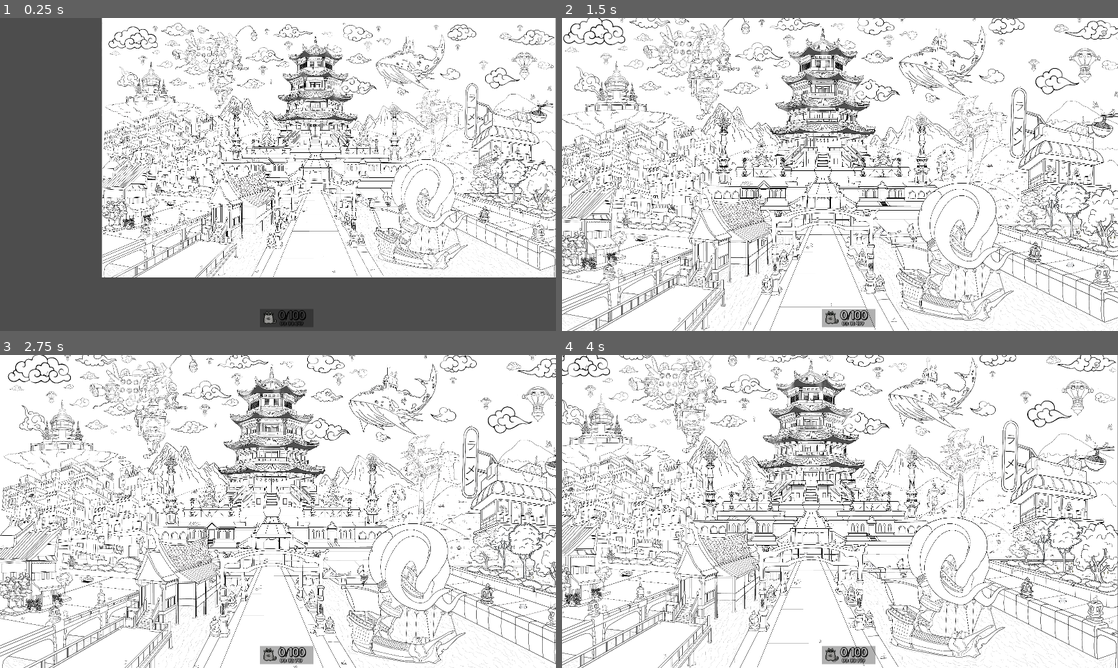
Above: before the commit, frames 1-4 (two rows, left to right).
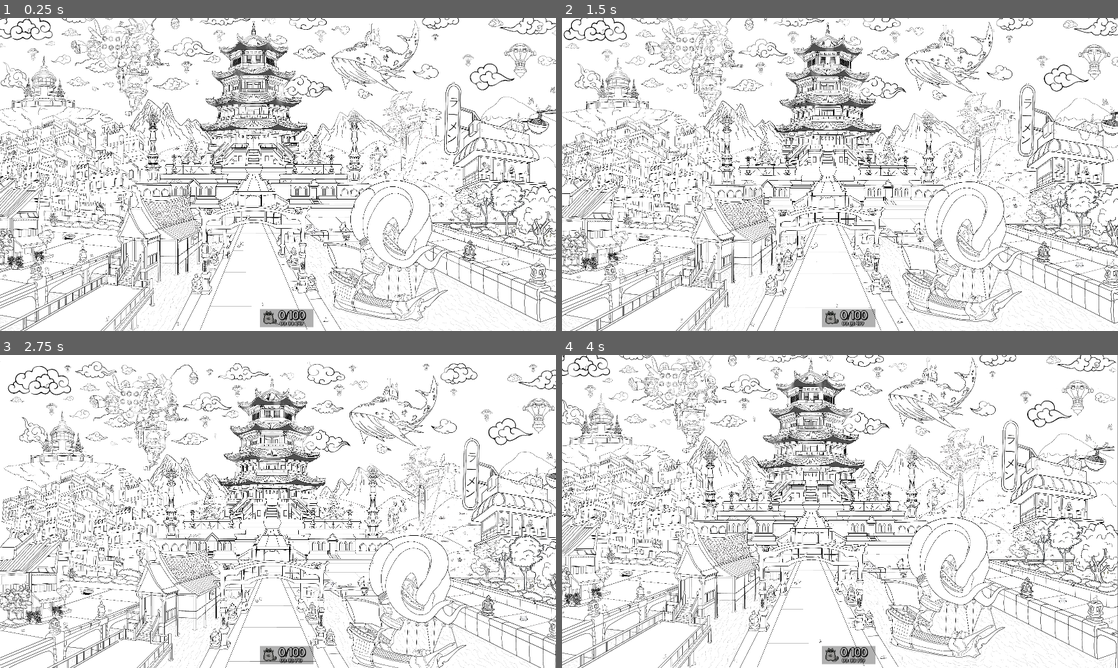
Above: after the commit, the same moments.

Repository: Wpan0n/_HiddenPaws_
Game: Godot game, scene res://Scenes/MainGame.tscn
Same seed, same stepped clock (60 frames per second), same inputs: the game is played once before the commit and once after it.
Inputs (mouse positions are in pixels of both pictures, inside the frame that each line leads up to):
- Up to frame 1 (0.25 s): no input
- Up to frame 2 (1.5 s): move the mouse to (962, 158) at 0.52 s; click (962, 158) at 0.67 s; drag from (728, 190) to (812, 237) at 1.27 s
- Up to frame 3 (2.75 s): move the mouse to (333, 442) at 2.02 s; click (333, 442) at 2.17 s
- Up to frame 4 (4 s): drag from (812, 574) to (673, 464) at 2.77 s; move the mouse to (1006, 558) at 3.52 s; click (1006, 558) at 3.67 s

The runs differ from the first frame. In frame 1, 54% of the frame differs, in the area x 0-100%, y 0-100%; in frame 2, 31%; in frame 3, 32%; in frame 4, 5.5%.

Commit message:
fixed basiaclly everytyhing here

Diff:
--- a/Scripts/Camera.gd
+++ b/Scripts/Camera.gd
@@ -1,27 +1,31 @@
 extends Camera2D
 
 # Target zoom level
-var _target_zoom: float = .25
+var _target_zoom: float = 0.25
+var _target_position: Vector2 = Vector2.ZERO
 
 # Constants for zoom limits and increment
 const MIN_ZOOM: float = 0.24
 const MAX_ZOOM: float = 1.5
 const ZOOM_INCREMENT: float = 0.025
-const ZOOM_RATE: float = 2.0
-const DRAG_SPEED: float = 4  # New constant to control drag speed
-const ZOOM_SPEED: float = 2.0  # New constant to control zoom speed
+const ZOOM_RATE: float = 8.0  # Adjusted for smoother zooming
+const DRAG_SPEED: float = 1.0  # Reduced for smoother dragging
+const MOVE_SMOOTHING: float = 12.0  # Adjusted for smoother panning
+const DRAG_DAMPING: float = 0.9  # Dampens drag movement to reduce jitter
 
 # Variables for click-and-drag functionality
 var dragging: bool = false
-var drag_start: Vector2
+var drag_start: Vector2 = Vector2.ZERO
+var drag_velocity: Vector2 = Vector2.ZERO
 
-# This function handles input events that are not handled by other nodes
+func _ready():
+	# Set initial position and zoom
+	_target_position = Vector2(100, 200)
+	position = _target_position
+	zoom = Vector2(_target_zoom, _target_zoom)
+	_enforce_camera_limits()
+
 func _unhandled_input(event: InputEvent) -> void:
-	# Handle middle mouse button drag for panning
-	if event is InputEventMouseMotion:
-		if dragging:
-			position -= event.relative * zoom * DRAG_SPEED  # Apply drag speed multiplier
-
 	# Handle mouse wheel for zooming
 	if event is InputEventMouseButton:
 		if event.is_pressed():
@@ -32,34 +36,43 @@
 			elif event.button_index == MOUSE_BUTTON_LEFT:
 				dragging = true
 				drag_start = event.position
+				drag_velocity = Vector2.ZERO  # Reset velocity on new drag
 		else:
 			if event.button_index == MOUSE_BUTTON_LEFT:
 				dragging = false
 
-# Function to zoom in
+	# Handle mouse drag for panning
+	if event is InputEventMouseMotion and dragging:
+		var drag_delta = event.relative * DRAG_SPEED / zoom  # Normalize by zoom level
+		drag_velocity = drag_delta * DRAG_DAMPING  # Apply damping
+		_target_position -= drag_velocity
+
+func _process(delta: float) -> void:
+	# Smoothly interpolate zoom
+	var new_zoom = zoom.lerp(Vector2(_target_zoom, _target_zoom), 1.0 - exp(-ZOOM_RATE * delta))
+	zoom = new_zoom.clamp(Vector2(MIN_ZOOM, MIN_ZOOM), Vector2(MAX_ZOOM, MAX_ZOOM))
+
+	# Smoothly interpolate position
+	position = position.lerp(_target_position, 1.0 - exp(-MOVE_SMOOTHING * delta))
+
+	# Optional: Enforce position limits if needed (e.g., to prevent panning too far)
+	# _enforce_position_limits()
+
 func zoom_in() -> void:
-	_target_zoom = min(_target_zoom + ZOOM_INCREMENT * ZOOM_SPEED, MAX_ZOOM)
-	set_physics_process(true)
+	_target_zoom = min(_target_zoom + ZOOM_INCREMENT, MAX_ZOOM)
+	_enforce_camera_limits()
 
-# Function to zoom out
 func zoom_out() -> void:
-	_target_zoom = max(_target_zoom - ZOOM_INCREMENT * ZOOM_SPEED, MIN_ZOOM)
-	set_physics_process(true)
+	_target_zoom = max(_target_zoom - ZOOM_INCREMENT, MIN_ZOOM)
+	_enforce_camera_limits()
 
-# Called every physics frame to update the zoom level smoothly
-func _physics_process(delta: float) -> void:
-	zoom = lerp(zoom, _target_zoom * Vector2.ONE, ZOOM_RATE * delta)
-	set_physics_process(not is_equal_approx(zoom.x, _target_zoom))
+func _enforce_camera_limits():
+	_target_zoom = clamp(_target_zoom, MIN_ZOOM, MAX_ZOOM)
 
-# Function to enforce camera limits
-func _enforce_camera_limits():
-	if _target_zoom < MIN_ZOOM:
-		_target_zoom = MIN_ZOOM
-	elif _target_zoom > MAX_ZOOM:
-		_target_zoom = MAX_ZOOM
-
-# Ensure the zoom level respects the camera limits on ready
-func _ready():
-	_enforce_camera_limits()
-	# Set the camera position to a new Vector2 (x, y)
-	position = Vector2(100, 200)  # Change the values to the desired coordinates
+# Optional: Add position limits if needed
+func _enforce_position_limits():
+	# Example: Limit panning to a specific area
+	var viewport_size = get_viewport_rect().size / zoom
+	var min_pos = Vector2(-viewport_size.x, -viewport_size.y)
+	var max_pos = Vector2(viewport_size.x, viewport_size.y)
+	_target_position = _target_position.clamp(min_pos, max_pos)
--- a/Scripts/GameUI.gd
+++ b/Scripts/GameUI.gd
@@ -1,11 +1,15 @@
 extends Control
 
 var score = 0  # Tracks number of cats clicked
-var max_score = 100
+var max_score = 100  # Number of interactive sprites (clickable "cats")
 var time_elapsed = 0.0  # Tracks elapsed time in seconds
 var is_game_running = false
 var clicked_cats = []  # Tracks which cats were clicked
 var is_fireworks_active = false  # Track if fireworks are running
+var last_displayed_time = -1.0  # To reduce stopwatch update frequency
+
+# List of sprite names that are non-interactive (e.g., background)
+var non_interactive_sprites = ["Sprite2D101", "Sprite2D102"]  # Adjust these names if needed
 
 @onready var scoreLabel = $Score
 @onready var score_sound_player = $"../../ScoreSoundPlayer"
@@ -16,36 +20,31 @@
 
 func _ready():
 	add_to_group("game_ui")
+	# Set up fireworks timer
 	fireworks_timer.one_shot = true
 	fireworks_timer.name = "FireworksTimer"
 	add_child(fireworks_timer)
 	fireworks_timer.timeout.connect(_on_fireworks_timer_timeout)
 
-	var game_completed = false
+	# Load saved game state
 	if SaveGame:
-		score = SaveGame.get_high_score()
-		time_elapsed = SaveGame.get_best_time()
-		clicked_cats = SaveGame.get_clicked_cats()
-		game_completed = SaveGame.get_game_completed()
-		var stopwatch_running = SaveGame.get_stopwatch_running()
+		if SaveGame.has_method("get_high_score"):
+			score = SaveGame.get_high_score()
+		if SaveGame.has_method("get_best_time"):
+			time_elapsed = SaveGame.get_best_time()
+		if SaveGame.has_method("get_clicked_cats"):
+			clicked_cats = SaveGame.get_clicked_cats()
+		var game_completed = SaveGame.get_game_completed() if SaveGame.has_method("get_game_completed") else false
+		var stopwatch_running = SaveGame.get_stopwatch_running() if SaveGame.has_method("get_stopwatch_running") else true
 		is_game_running = stopwatch_running and not game_completed
-		if game_completed or not stopwatch_running:
-			if stopwatch and stopwatch.has_method("stop_timer"):
-				stopwatch.stop_timer()
-		else:
-			if stopwatch and stopwatch.has_method("start_timer"):
-				stopwatch.start_timer()
 	else:
 		printerr("Error: SaveGame singleton not found!")
 
+	# Initialize stopwatch
 	if stopwatch:
 		if stopwatch.has_method("set_time_elapsed"):
 			stopwatch.set_time_elapsed(time_elapsed)
-			# Delay to ensure node is ready
-			await get_tree().process_frame
 			update_stopwatch_display()
-			stopwatch.text = "%02d:%02d:%03d" % [int(time_elapsed / 60), int(time_elapsed) % 60, int((time_elapsed - int(time_elapsed)) * 1000)]
-			print("GameUI: Loaded time_elapsed=", time_elapsed, " Forced stopwatch text=", stopwatch.text)
 		else:
 			printerr("Error: Stopwatch missing set_time_elapsed method")
 	else:
@@ -53,71 +52,67 @@
 
 	update_score_label()
 
-	var sprite_group = get_tree().get_nodes_in_group("sprite_group")
-	if sprite_group.size() != max_score:
-		printerr("Warning: Found ", sprite_group.size(), " sprites in sprite_group, expected ", max_score)
-	for child in sprite_group:
-		if child is Sprite2D:
-			if not child.sprite_color_changed.is_connected(_on_sprite_color_changed.bind(child)):
-				var err = child.sprite_color_changed.connect(_on_sprite_color_changed.bind(child))
-				if err != OK:
-					printerr("Error: Failed to connect sprite_color_changed for ", child.name, " Error: ", err)
-			if child.name in clicked_cats:
-				child.modulate = Color.GRAY
-			else:
-				child.modulate = Color.WHITE
+	# Verify and connect sprites
+	var sprites = get_tree().get_nodes_in_group("sprite_group")
+	# Count only interactive sprites for validation
+	var interactive_sprites = []
+	for sprite in sprites:
+		if sprite is Sprite2D and sprite.name not in non_interactive_sprites:
+			interactive_sprites.append(sprite)
 
-	if stopwatch:
-		stopwatch.current_score = score
+	# Check if the number of interactive sprites matches max_score
+	if interactive_sprites.size() != max_score:
+		printerr("Warning: Found ", interactive_sprites.size(), " interactive sprites in sprite_group, expected ", max_score)
+		var sprite_names = []
+		for sprite in sprites:
+			if sprite is Sprite2D:
+				sprite_names.append(sprite.name)
+		printerr("All sprites in sprite_group: ", sprite_names)
 	else:
-		printerr("Error: Stopwatch node not found.")
+		print("GameUI: Found ", interactive_sprites.size(), " interactive sprites in sprite_group as expected (total sprites: ", sprites.size(), ")")
+
+	# Connect signals and set initial colors only for interactive sprites
+	for sprite in interactive_sprites:
+		if not sprite.sprite_color_changed.is_connected(_on_sprite_color_changed):
+			var err = sprite.sprite_color_changed.connect(_on_sprite_color_changed.bind(sprite))
+			if err != OK:
+				printerr("Error: Failed to connect sprite_color_changed for ", sprite.name, " Error: ", err)
+		sprite.modulate = Color.GRAY if sprite.name in clicked_cats else Color.WHITE
 
 func _process(delta: float) -> void:
 	if is_game_running:
 		time_elapsed += delta
-		if stopwatch:
-			if stopwatch.has_method("set_time_elapsed"):
-				stopwatch.set_time_elapsed(time_elapsed)
+		if stopwatch and stopwatch.has_method("set_time_elapsed"):
+			stopwatch.set_time_elapsed(time_elapsed)
+			# Update display only if the millisecond value changes
+			var current_ms = int(time_elapsed * 1000)
+			if current_ms != last_displayed_time:
 				update_stopwatch_display()
-			else:
-				printerr("Error: Stopwatch missing set_time_elapsed method")
+				last_displayed_time = current_ms
 		else:
-			printerr("Error: Stopwatch node not found")
-		var save_timer = 0.0
-		save_timer += delta
-		if save_timer >= 1.0:
+			printerr("Error: Stopwatch missing set_time_elapsed method")
+		# Save game state every second
+		if fmod(time_elapsed, 1.0) < delta:
 			save_game_state()
-			save_timer = 0.0
 
 func _on_sprite_color_changed(sprite: Sprite2D):
-	if not sprite.name in clicked_cats and score < max_score:
-		print("Sprite clicked: ", sprite.name, " Incrementing score from ", score)
+	if sprite.name not in clicked_cats and score < max_score:
+		# Ensure only interactive sprites increment the score
+		if sprite.name in non_interactive_sprites:
+			return  # Skip non-interactive sprites
 		score += 1
 		clicked_cats.append(sprite.name)
 		sprite.modulate = Color.GRAY
 		save_game_state()
-	else:
-		print("Sprite ", sprite.name, " not counted: already clicked=", sprite.name in clicked_cats, " score>=max_score=", score >= max_score)
 	update_score_label()
-	if stopwatch:
-		stopwatch.current_score = score
-	else:
-		printerr("Error: Stopwatch node not found.")
-
 	if score >= max_score and not SaveGame.get_game_completed():
-		print("Game complete! Stopping timer")
 		is_game_running = false
-		if stopwatch:
-			if stopwatch.has_method("stop_timer"):
-				stopwatch.stop_timer()
-				update_stopwatch_display()
-			else:
-				printerr("Error: Stopwatch missing stop_timer method")
-		else:
-			printerr("Error: Stopwatch node not found.")
-		SaveGame.set_game_completed(true)
-		SaveGame.set_stopwatch_running(false)
+		if SaveGame.has_method("set_game_completed"):
+			SaveGame.set_game_completed(true)
+		if SaveGame.has_method("set_stopwatch_running"):
+			SaveGame.set_stopwatch_running(false)
 		save_game_state()
+		update_stopwatch_display()
 		play_score_sound()
 
 	if score == max_score and not is_fireworks_active:
@@ -161,17 +156,35 @@
 	else:
 		printerr("Error: Hooray sound effect not found")
 
-func save_and_exit():
-	is_game_running = false
-	save_game_state()
+func save_game_state():
+	if SaveGame and SaveGame.has_method("save_game"):
+		SaveGame.save_game(time_elapsed, score, clicked_cats)
+	else:
+		printerr("Error: SaveGame singleton not found or missing save_game method!")
 
-func save_game_state():
-	is_game_running = false
-	if stopwatch and stopwatch.has_method("stop_timer"):
-		stopwatch.stop_timer()
-		update_stopwatch_display()
+func reset_game_state():
+	score = 0
+	time_elapsed = 0.0
+	clicked_cats.clear()
+	is_game_running = true
+	is_fireworks_active = false
 	if SaveGame:
-		SaveGame.save_game(time_elapsed, score, clicked_cats)
-		print("GameUI: Game state saved before scene change, time_elapsed=", time_elapsed, " score=", score)
+		if SaveGame.has_method("set_game_completed"):
+			SaveGame.set_game_completed(false)
+		if SaveGame.has_method("set_stopwatch_running"):
+			SaveGame.set_stopwatch_running(true)
+		# Use save_game to reset high_score, best_time, and clicked_cats
+		if SaveGame.has_method("save_game"):
+			SaveGame.save_game(0.0, 0, [])
 	else:
 		printerr("Error: SaveGame singleton not found!")
+	if stopwatch:
+		if stopwatch.has_method("set_time_elapsed"):
+			stopwatch.set_time_elapsed(0.0)
+		update_stopwatch_display()
+	update_score_label()
+	# Reset sprite colors, excluding non-interactive sprites
+	var sprites = get_tree().get_nodes_in_group("sprite_group")
+	for sprite in sprites:
+		if sprite is Sprite2D and sprite.name not in non_interactive_sprites:
+			sprite.modulate = Color.WHITE
--- a/Scripts/SaveGame.gd
+++ b/Scripts/SaveGame.gd
@@ -30,7 +30,7 @@
 
 func save_game(time: float, score: int, clicked_cats: Array):
 	var data = {}
-	var write_file  # Declare once at the function scope
+	var write_file
 
 	if FileAccess.file_exists(SAVE_PATH):
 		var read_file = FileAccess.open(SAVE_PATH, FileAccess.READ)
@@ -53,6 +53,13 @@
 					}
 		else:
 			printerr("Error: Could not open save file for reading")
+			data = {
+				"best_time": 0.0,
+				"high_score": 0,
+				"clicked_cats": [],
+				"game_completed": false,
+				"stopwatch_running": true
+			}
 	else:
 		data = {
 			"best_time": time,
@@ -61,22 +68,16 @@
 			"game_completed": false,
 			"stopwatch_running": true
 		}
-		write_file = FileAccess.open(SAVE_PATH, FileAccess.WRITE)
-		if write_file:
-			write_file.store_string(JSON.stringify(data, "\t"))
-			write_file.close()
-			return
-		else:
-			printerr("Error: Could not create save file at %s" % SAVE_PATH)
-			return
-
+
+	# Update data
 	data["best_time"] = time
 	data["high_score"] = max(data.get("high_score", score), score)
 	data["clicked_cats"] = clicked_cats
 	data["game_completed"] = data.get("game_completed", false)
-	data["stopwatch_running"] = data.get("stopwatch_running", data.get("game_completed", false) == false)
-
-	write_file = FileAccess.open(SAVE_PATH, FileAccess.WRITE)  # Reuse the variable
+	data["stopwatch_running"] = data.get("stopwatch_running", not data.get("game_completed", false))
+
+	# Write to file
+	write_file = FileAccess.open(SAVE_PATH, FileAccess.WRITE)
 	if write_file:
 		write_file.store_string(JSON.stringify(data, "\t"))
 		write_file.close()
@@ -182,28 +183,29 @@
 					}
 		else:
 			printerr("Error: Could not open save file for reading")
-
-		data["game_completed"] = completed
-		var write_file = FileAccess.open(SAVE_PATH, FileAccess.WRITE)
-		if write_file:
-			write_file.store_string(JSON.stringify(data, "\t"))
-			write_file.close()
-		else:
-			printerr("Error: Could not open save file for writing at %s" % SAVE_PATH)
-	else:
-		var write_file = FileAccess.open(SAVE_PATH, FileAccess.WRITE)
-		if write_file:
 			data = {
 				"best_time": 0.0,
 				"high_score": 0,
 				"clicked_cats": [],
-				"game_completed": completed,
+				"game_completed": false,
 				"stopwatch_running": true
 			}
-			write_file.store_string(JSON.stringify(data, "\t"))
-			write_file.close()
-		else:
-			printerr("Error: Could not create save file at %s" % SAVE_PATH)
+	else:
+		data = {
+			"best_time": 0.0,
+			"high_score": 0,
+			"clicked_cats": [],
+			"game_completed": false,
+			"stopwatch_running": true
+		}
+
+	data["game_completed"] = completed
+	var write_file = FileAccess.open(SAVE_PATH, FileAccess.WRITE)
+	if write_file:
+		write_file.store_string(JSON.stringify(data, "\t"))
+		write_file.close()
+	else:
+		printerr("Error: Could not open save file for writing at %s" % SAVE_PATH)
 
 func get_stopwatch_running() -> bool:
 	if FileAccess.file_exists(SAVE_PATH):
@@ -247,28 +249,29 @@
 					}
 		else:
 			printerr("Error: Could not open save file for reading")
-
-		data["stopwatch_running"] = running
-		var write_file = FileAccess.open(SAVE_PATH, FileAccess.WRITE)
-		if write_file:
-			write_file.store_string(JSON.stringify(data, "\t"))
-			write_file.close()
-		else:
-			printerr("Error: Could not open save file for writing at %s" % SAVE_PATH)
-	else:
-		var write_file = FileAccess.open(SAVE_PATH, FileAccess.WRITE)
-		if write_file:
 			data = {
 				"best_time": 0.0,
 				"high_score": 0,
 				"clicked_cats": [],
 				"game_completed": false,
-				"stopwatch_running": running
+				"stopwatch_running": true
 			}
-			write_file.store_string(JSON.stringify(data, "\t"))
-			write_file.close()
-		else:
-			printerr("Error: Could not create save file at %s" % SAVE_PATH)
+	else:
+		data = {
+			"best_time": 0.0,
+			"high_score": 0,
+			"clicked_cats": [],
+			"game_completed": false,
+			"stopwatch_running": true
+		}
+
+	data["stopwatch_running"] = running
+	var write_file = FileAccess.open(SAVE_PATH, FileAccess.WRITE)
+	if write_file:
+		write_file.store_string(JSON.stringify(data, "\t"))
+		write_file.close()
+	else:
+		printerr("Error: Could not open save file for writing at %s" % SAVE_PATH)
 
 func reset_game():
 	var default_data = {
--- a/Scripts/Stopwatch.gd
+++ b/Scripts/Stopwatch.gd
@@ -1,14 +1,9 @@
 extends Label
 
-var current_score = 0
 var time_elapsed = 0.0
-var is_running = true
 
 func _ready():
-	update_timer_display()  # Initialize display
-	if not is_running:
-		update_timer_display()
-		print("Stopwatch: Initialized stopped, text=", text)
+	update_timer_display()
 
 func set_time_elapsed(time: float):
 	time_elapsed = time
@@ -19,13 +14,3 @@
 	var seconds = int(time_elapsed) % 60
 	var milliseconds = int((time_elapsed - int(time_elapsed)) * 1000)
 	text = "%02d:%02d:%03d" % [minutes, seconds, milliseconds]
-
-func start_timer():
-	is_running = true
-	update_timer_display()
-	print("Stopwatch: Started, text=", text)
-
-func stop_timer():
-	is_running = false
-	update_timer_display()
-	print("Stopwatch: Stopped, text=", text)
--- a/Scripts/pause_menu.gd
+++ b/Scripts/pause_menu.gd
@@ -54,9 +54,9 @@
 		var game_ui = get_tree().get_first_node_in_group("game_ui")
 		if game_ui and game_ui.has_method("reset_game_state"):
 			game_ui.reset_game_state()
+			resume()
 		else:
 			printerr("Error: GameUI node not found or missing reset_game_state method")
-		resume()
 	else:
 		printerr("Error: SaveGame singleton not found!")
 
